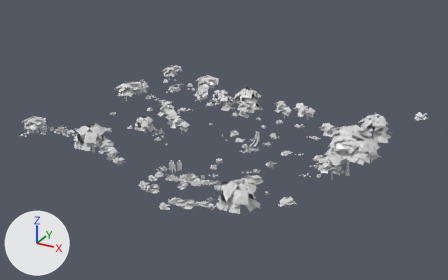
Renders of the FBX model zdsp/zdspclient/Assets/Scenes_Zdsp/common/handan_field/model/all_handan_field_v_w01b.fbx from each side of a commit.
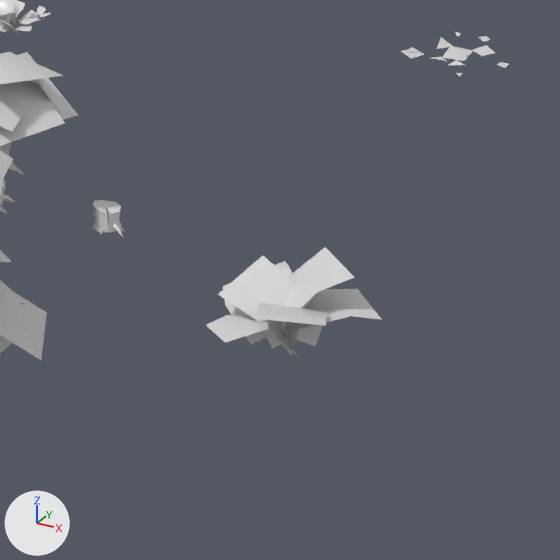
Each version appears first whole from a camera (50 mm lens) standing at (-36.7, -287.2, 83.7) and looking at (-118.9, -137.8, 9.0), and next in a close-up on the part from 57% to 71% of the width and 61% to 82% of the height. The axes (+X, +Y, +Z) are drawn at lower left. The lights are the same throughout. Where no turn or scale is listed for an object, it has been applied to the vertices. Vertices at the same position are counted once.

Objects in the first close-up: 'all_handan_field_v_w01b'.
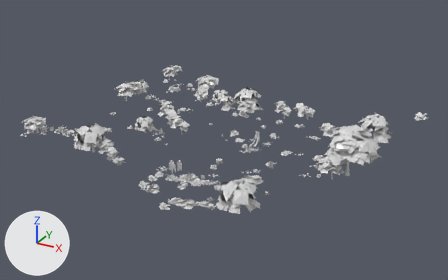
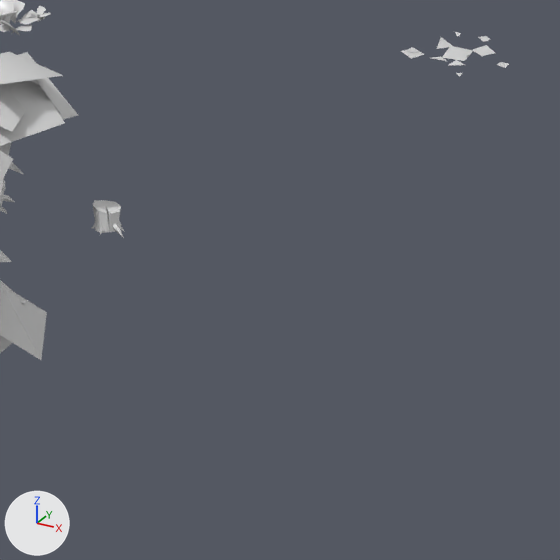
The change in detail:
me_mesh is used by ob_all_handan_field_v_w01b; location (0.0, 0.0, 0.0).
me_mesh had 26525 vertices, 28144 faces and spanned x -171.0..-65.8, y -179.5..-90.4, z 6.5..21.7.
me_mesh now has 26479 vertices, 28110 faces and spans x -171.0..-65.8, y -179.5..-90.4, z 6.5..21.7.
me_mesh part 1: 6 loose pieces with 46 vertices, spanning x -84.4..-80.1, y -177.8..-174.0, z 15.3..17.2, are deleted.

Pixel boxes (x1, y1, x2, y2) of what changed, in the close-ups (560 x 560 px):
part 1 of me_mesh, deleted: before (206, 247, 382, 357)
